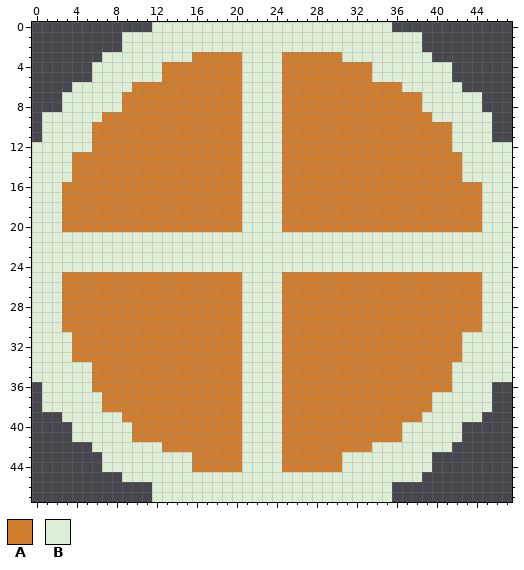
File history of a pixel-art sprite, public/assets/gfx/ballOrange.png. The picture above is the old version.
The file is 48x48 pixels.
Palette (. is transparent): A #d27d2c  B #deeed6
Pixels before, first column x 0:
 0 ............BBBBBBBBBBBBBBBBBBBBBBBB............
 1 .........BBBBBBBBBBBBBBBBBBBBBBBBBBBBBB.........
 2 .........BBBBBBBBBBBBBBBBBBBBBBBBBBBBBB.........
 3 .......BBBBBBBBBAAAAABBBBAAAAAABBBBBBBBB........
 4 ......BBBBBBBAAAAAAAABBBBAAAAAAAAABBBBBBBB......
 5 ......BBBBBBBAAAAAAAABBBBAAAAAAAAABBBBBBBB......
 6 ....BBBBBBAAAAAAAAAAABBBBAAAAAAAAAAAABBBBBB.....
 7 ...BBBBBBAAAAAAAAAAAABBBBAAAAAAAAAAAAAABBBBBB...
 8 ...BBBBBBAAAAAAAAAAAABBBBAAAAAAAAAAAAAABBBBBB...
 9 .BBBBBBAAAAAAAAAAAAAABBBBAAAAAAAAAAAAAAABBBBBB..
10 .BBBBBAAAAAAAAAAAAAAABBBBAAAAAAAAAAAAAAAAABBBB..
11 .BBBBBAAAAAAAAAAAAAAABBBBAAAAAAAAAAAAAAAAABBBB..
12 BBBBBBAAAAAAAAAAAAAAABBBBAAAAAAAAAAAAAAAAABBBBBB
13 BBBBAAAAAAAAAAAAAAAAABBBBAAAAAAAAAAAAAAAAAABBBBB
14 BBBBAAAAAAAAAAAAAAAAABBBBAAAAAAAAAAAAAAAAAABBBBB
15 BBBBAAAAAAAAAAAAAAAAABBBBAAAAAAAAAAAAAAAAAABBBBB
16 BBBAAAAAAAAAAAAAAAAAABBBBAAAAAAAAAAAAAAAAAAAABBB
17 BBBAAAAAAAAAAAAAAAAAABBBBAAAAAAAAAAAAAAAAAAAABBB
18 BBBAAAAAAAAAAAAAAAAAABBBBAAAAAAAAAAAAAAAAAAAABBB
19 BBBAAAAAAAAAAAAAAAAAABBBBAAAAAAAAAAAAAAAAAAAABBB
20 BBBAAAAAAAAAAAAAAAAAABBBBAAAAAAAAAAAAAAAAAAAABBB
21 BBBBBBBBBBBBBBBBBBBBBBBBBBBBBBBBBBBBBBBBBBBBBBBB
22 BBBBBBBBBBBBBBBBBBBBBBBBBBBBBBBBBBBBBBBBBBBBBBBB
23 BBBBBBBBBBBBBBBBBBBBBBBBBBBBBBBBBBBBBBBBBBBBBBBB
24 BBBBBBBBBBBBBBBBBBBBBBBBBBBBBBBBBBBBBBBBBBBBBBBB
25 BBBAAAAAAAAAAAAAAAAAABBBBAAAAAAAAAAAAAAAAAAAABBB
26 BBBAAAAAAAAAAAAAAAAAABBBBAAAAAAAAAAAAAAAAAAAABBB
27 BBBAAAAAAAAAAAAAAAAAABBBBAAAAAAAAAAAAAAAAAAAABBB
28 BBBAAAAAAAAAAAAAAAAAABBBBAAAAAAAAAAAAAAAAAAAABBB
29 BBBAAAAAAAAAAAAAAAAAABBBBAAAAAAAAAAAAAAAAAAAABBB
30 BBBAAAAAAAAAAAAAAAAAABBBBAAAAAAAAAAAAAAAAAAAABBB
31 BBBBAAAAAAAAAAAAAAAAABBBBAAAAAAAAAAAAAAAAAABBBBB
32 BBBBAAAAAAAAAAAAAAAAABBBBAAAAAAAAAAAAAAAAAABBBBB
33 BBBBAAAAAAAAAAAAAAAAABBBBAAAAAAAAAAAAAAAAAABBBBB
34 BBBBBBAAAAAAAAAAAAAAABBBBAAAAAAAAAAAAAAAAABBBBBB
35 BBBBBBAAAAAAAAAAAAAAABBBBAAAAAAAAAAAAAAAAABBBBBB
36 .BBBBBAAAAAAAAAAAAAAABBBBAAAAAAAAAAAAAAAAABBBB..
37 .BBBBBBAAAAAAAAAAAAAABBBBAAAAAAAAAAAAAAABBBBBB..
38 .BBBBBBAAAAAAAAAAAAAABBBBAAAAAAAAAAAAAAABBBBBB..
39 ...BBBBBBAAAAAAAAAAAABBBBAAAAAAAAAAAAAABBBBBB...
40 ....BBBBBBAAAAAAAAAAABBBBAAAAAAAAAAAABBBBBB.....
41 ....BBBBBBAAAAAAAAAAABBBBAAAAAAAAAAAABBBBBB.....
42 ......BBBBBBBAAAAAAAABBBBAAAAAAAAABBBBBBBB......
43 .......BBBBBBBBBAAAAABBBBAAAAAABBBBBBBBB........
44 .......BBBBBBBBBAAAAABBBBAAAAAABBBBBBBBB........
45 .........BBBBBBBBBBBBBBBBBBBBBBBBBBBBBB.........
46 ............BBBBBBBBBBBBBBBBBBBBBBBB............
47 ............BBBBBBBBBBBBBBBBBBBBBBBB............
After the commit:
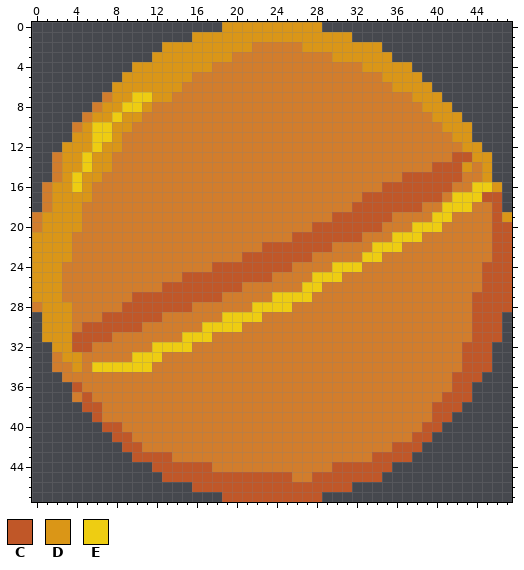
Colours new in this view: C #c05728  D #da9617  E #eecd12
Changes in this commit:
Changed rows in their new state; - is an unchanged pixel.
first column x 0:
 0 ------------.......DDDDDDDDDD.......------------
 1 ---------.......DDDDDDDDDDDDDDDD.......---------
 2 ---------....DDDDDDDDDAAAAADDDDDDDD....---------
 3 -------.....DDDDDDDD-AAAA-----DDDDDD....--------
 4 ------....DDDDDDDD---AAAA--------DDDDD....------
 5 ------...DDDDDDD-----AAAA---------ADDDD...------
 6 ----....DDDDDDD------AAAA-----------DDDD...-----
 7 ---....ADDEEDD-------AAAA-------------DDD....---
 8 ---...ADDEED---------AAAA--------------DDD...---
 9 -....ADDEDD----------AAAA---------------DDD...--
10 -...ADEEDD-----------AAAA----------------DDD..--
11 -...DDEED------------AAAA-----------------DD..--
12 ...DDDEDD------------AAAA-----------------ADD...
13 ..ADDEDD-------------AAAA-----------------CCDD..
14 ..ADDEDD-------------AAAA---------------CCCDAD..
15 ..ADEDD--------------AAAA------------CCCCCCAAD..
16 .ADDED---------------AAAA----------CCCCCCC--EED.
17 .ADDDD---------------AAAA--------CCCCCCCC-EEECC.
18 .ADDD----------------AAAA-------CCCCCCC--EEE-AC.
19 ADDDD----------------AAAA-----CCCCCC----EE---ACD
20 ADDDD----------------AAAA---CCCCCCC---EEE----ACC
21 DDDDAAAAAAAAAAAAAAAAAAAAAACCCCCCCAAAEEEAAAAAAACC
22 DDDDAAAAAAAAAAAAAAAAAAACCCCCCCAAAAEEEAAAAAAAAACC
23 DDDDAAAAAAAAAAAAAAAAACCCCCCCAAAAAEEAAAAAAAAAAACC
24 DDDAAAAAAAAAAAAAAACCCCCCCCAAAAEEEAAAAAAAAAAAACCC
25 DDD------------CCCCCCCCCA---EEE--------------CCC
26 DDD----------CCCCCCCCAAAA--EE----------------CCC
27 DDD-------CCCCCCCCC--AAAEEEE----------------CCCC
28 ADDD-----CCCCCCC-----AEEEE------------------CCCC
29 .DDD---CCCCCC------EEEEAA-------------------CCC.
30 .DDD-CCCCCC------EEEEAAAA-------------------CCC.
31 .DDDCCCC-------EEE---AAAA------------------ACCC.
32 ..DDCC------EEEE-----AAAA------------------CCC..
33 ..ADD-----EEE--------AAAA------------------CCC..
34 ..AADAEEEEEE---------AAAA-----------------ACCC..
35 ...AAA---------------AAAA-----------------CCC...
36 -...CA---------------AAAA-----------------CC..--
37 -...ACA--------------AAAA---------------ACCC..--
38 -....CC--------------AAAA---------------CCC...--
39 ---...CAA------------AAAA--------------ACC...---
40 ----...CCA-----------AAAA------------AACC..-----
41 ----....CC-----------AAAA------------ACC...-----
42 ------...CCAA--------AAAA---------AACCC...------
43 -------...CCCCAA-----AAAA------AAACCCC..--------
44 -------.....CCCCCC---AAAA-----CCCCCC....--------
45 ---------....CCCCCCCCCCCCCAACCCCCCC....---------
46 ------------....CCCCCCCCCCCCCCCC....------------
47 ------------.......CCCCCCCCCC.......------------
